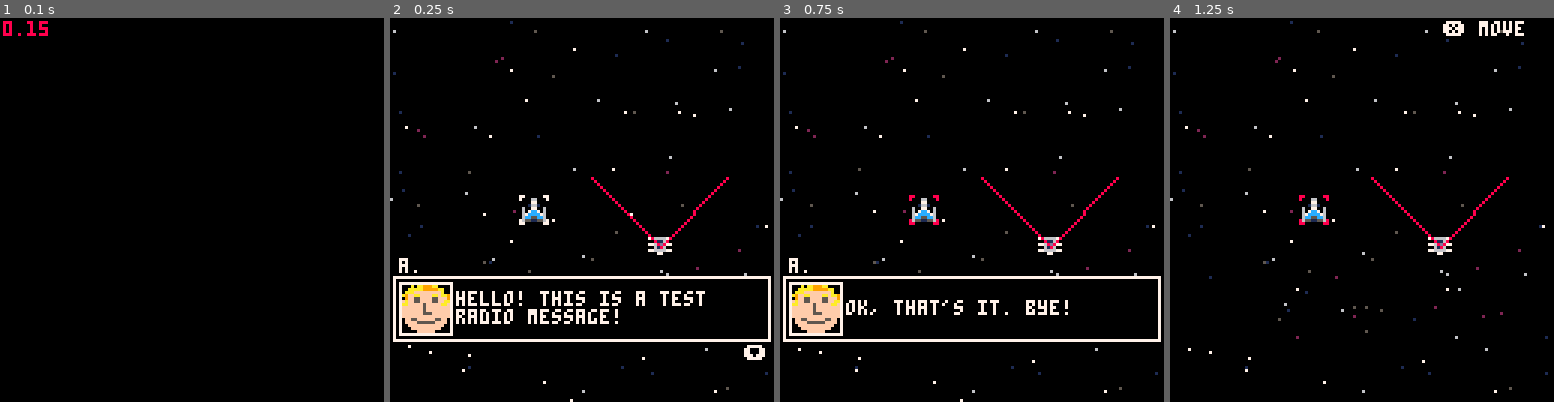
Above: before the commit, frames 1-4 (left to right).
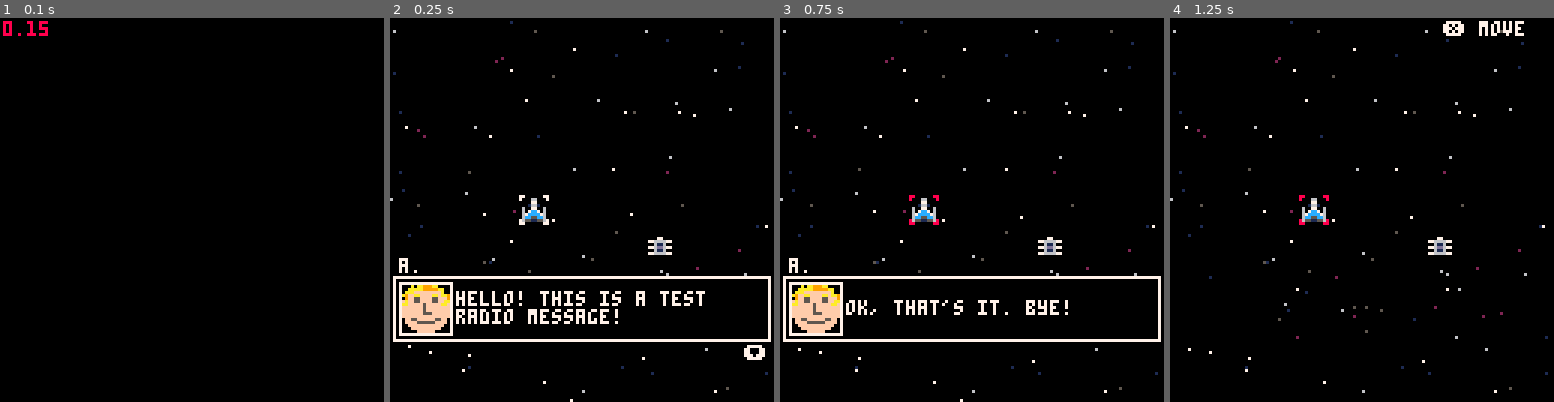
Above: after the commit, the same moments.

Repository: karjona/ondatra
Game: PICO-8 cartridge ondatra.p8
The game is run twice, just before and just after one commit, with the same random seed, the same clock (stepped at 60 frames per second) and the same inputs.
Inputs:
- Up to frame 1 (0.1 s): no input
- Up to frame 2 (0.25 s): no input
- Up to frame 3 (0.75 s): tap X (X key) at 0.33 s; tap O (Z key) at 0.7 s
- Up to frame 4 (1.25 s): tap X (X key) at 1.07 s

Frame 1 is identical in both runs. In frame 2, 0.5% of the frame differs, in the area x 52-89%, y 41-62%; in frame 3, 0.5%; in frame 4, 0.5%.

Commit message:
Rotate creature sprite

Diff:
--- a/ondatra.p8
+++ b/ondatra.p8
@@ -67,12 +67,12 @@
 00000000000000000000000000000000000000000000000000000000000000000000000000000000000000000000000000000000000000000000000000000000
 00000000000000000000000000000000000000000000000000000000000000000000000000000000000000000000000000000000000000000000000000000000
 00066000000110000000000000000000000000000000000000000000000000000000000000000000000000000000000000000000000000000000000000000000
-00077000555dd6007766667707666670000000000000000000000000000000000000000000000000000000000000000000000000000000000000000000000000
-0016610000651ddd0061160000611600000000000000000000000000000000000000000000000000000000000000000000000000000000000000000000000000
-60077006ddd15600776dd677076dd670000000000000000000000000000000000000000000000000000000000000000000000000000000000000000000000000
-607cc70600651ddd0061160000611600000000000000000000000000000000000000000000000000000000000000000000000000000000000000000000000000
-67cccc76ddd156007766667707666670000000000000000000000000000000000000000000000000000000000000000000000000000000000000000000000000
-6cc55cc6006dd5550007700000077000000000000000000000000000000000000000000000000000000000000000000000000000000000000000000000000000
+00077000555dd6000007700000077000000000000000000000000000000000000000000000000000000000000000000000000000000000000000000000000000
+0016610000651ddd7766667707666670000000000000000000000000000000000000000000000000000000000000000000000000000000000000000000000000
+60077006ddd156000061160000611600000000000000000000000000000000000000000000000000000000000000000000000000000000000000000000000000
+607cc70600651ddd776dd677076dd670000000000000000000000000000000000000000000000000000000000000000000000000000000000000000000000000
+67cccc76ddd156000061160000611600000000000000000000000000000000000000000000000000000000000000000000000000000000000000000000000000
+6cc55cc6006dd5557766667707666670000000000000000000000000000000000000000000000000000000000000000000000000000000000000000000000000
 65511556000660000000000000000000000000000000000000000000000000000000000000000000000000000000000000000000000000000000000000000000
 77000000007ee70000077000000000007700000007770000007ee70000000000007ee70077777777077777700077770000000000000000000000000000000000
 70000000007ee700007ee700000000007870000007ee7000007ee70000000000007ee70078888887078888700078870000000000000000000000000000000000
--- a/src/scenes/battle.lua
+++ b/src/scenes/battle.lua
@@ -130,9 +130,6 @@
       draw_ship(entity)
       if entity == shot_target and not moving_ships then
         draw_shottarget(entity)
-      end
-      if entity.owner != "player" then
-        draw_rangelines(entity)
       end
     end
 
